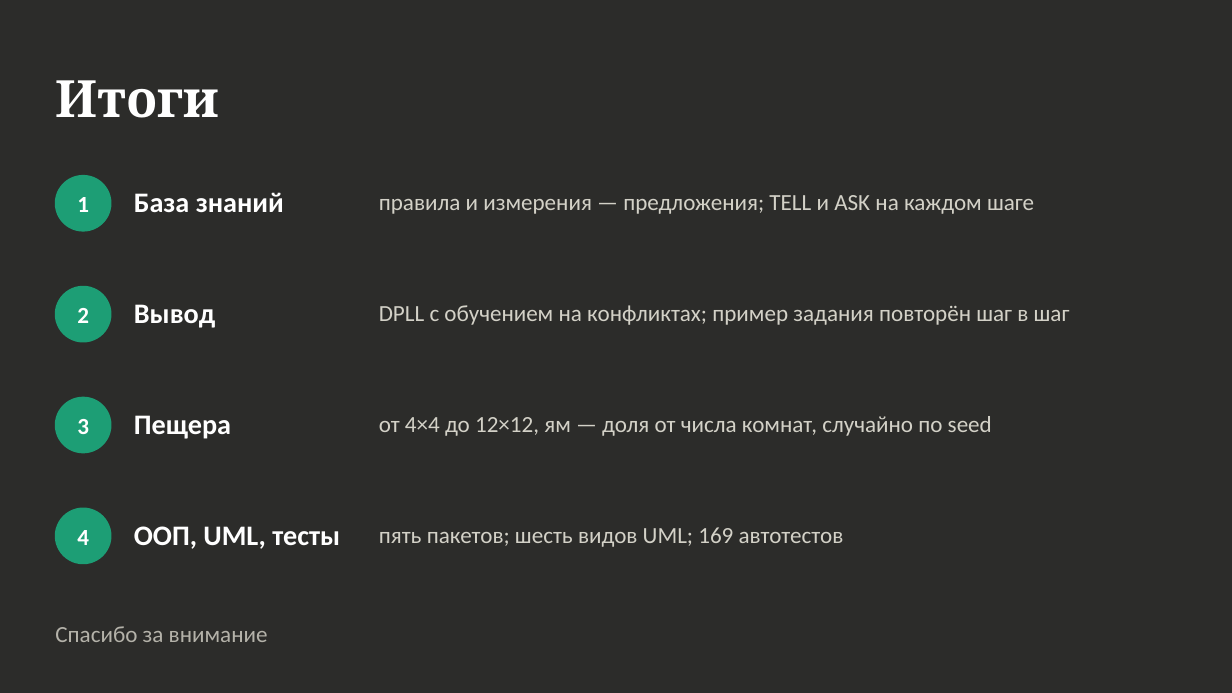
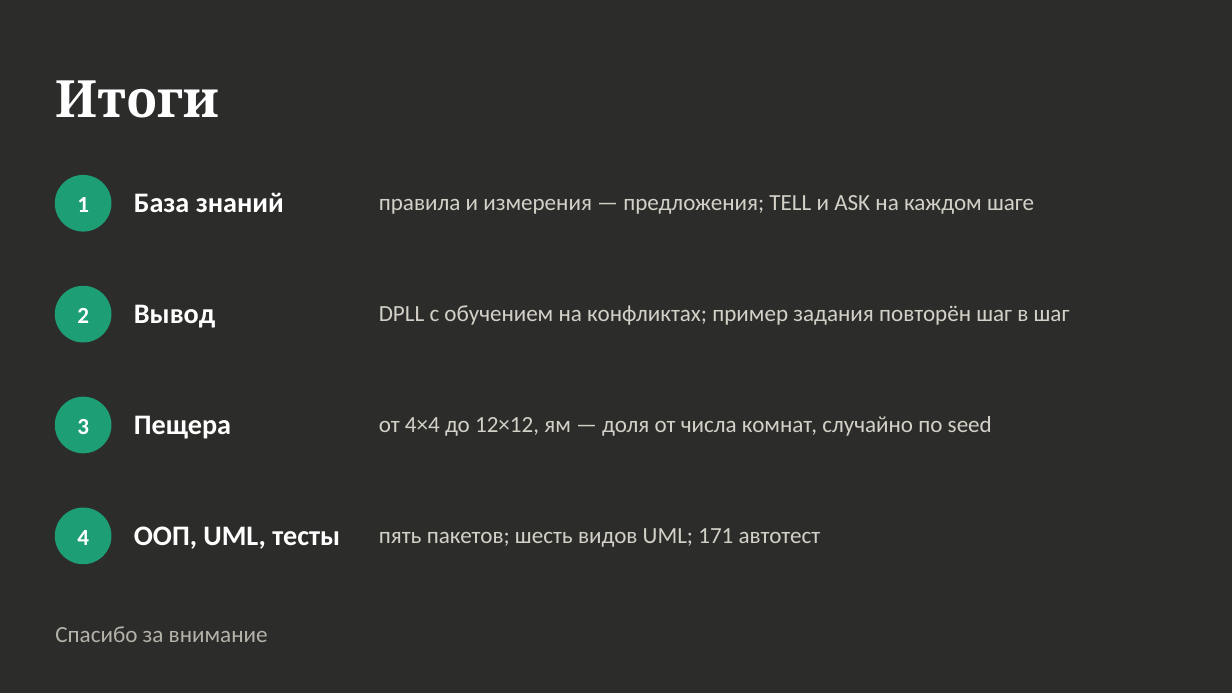
Before and after one commit to azatmn/wumpus-world, a slide deck: slide 11 of docs/presentation/Презентация_ЛР3_Минязов.pptx. Drawn at 1232x693 pixels with LibreOffice and Linux fonts; fonts in the diff are those of the drawing. Boxes give left, top, right and bottom in pixels: in the first picture for what was removed or moved away, otherwise in the second. Text is boxed around its words. In the diff, an @@ line names an element or a change of style, - is before the commit and + after.

```diff
--- a/docs/presentation/Презентация_ЛР3_Минязов.pptx
+++ b/docs/presentation/Презентация_ЛР3_Минязов.pptx
@@ text at (379,528,821,547): text changed @@
-пять пакетов; шесть видов UML; 169 автотестов
+пять пакетов; шесть видов UML; 171 автотест
```
Also in this commit, not shown: 1 other slide changed, 17 other files.
